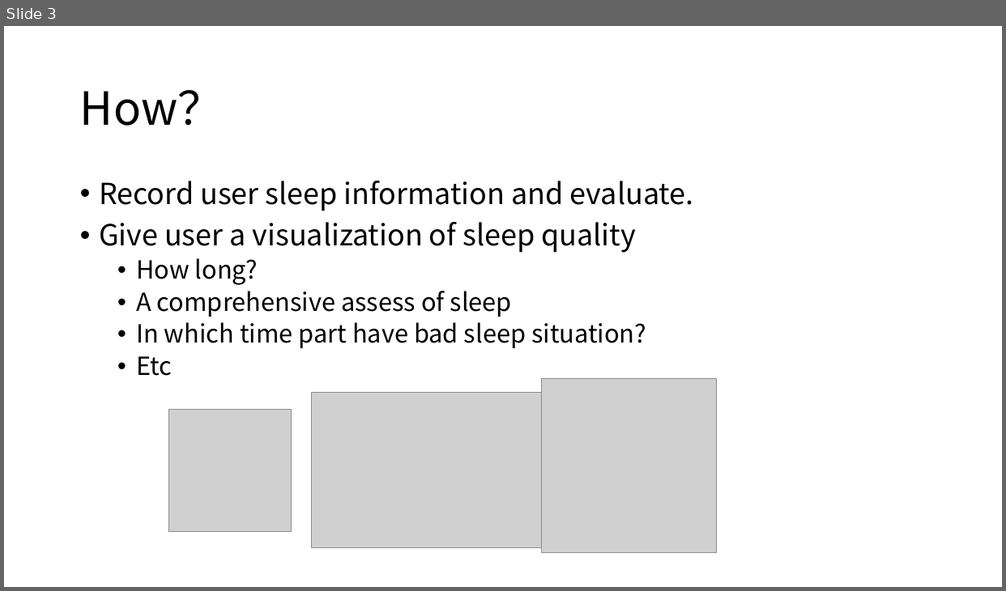
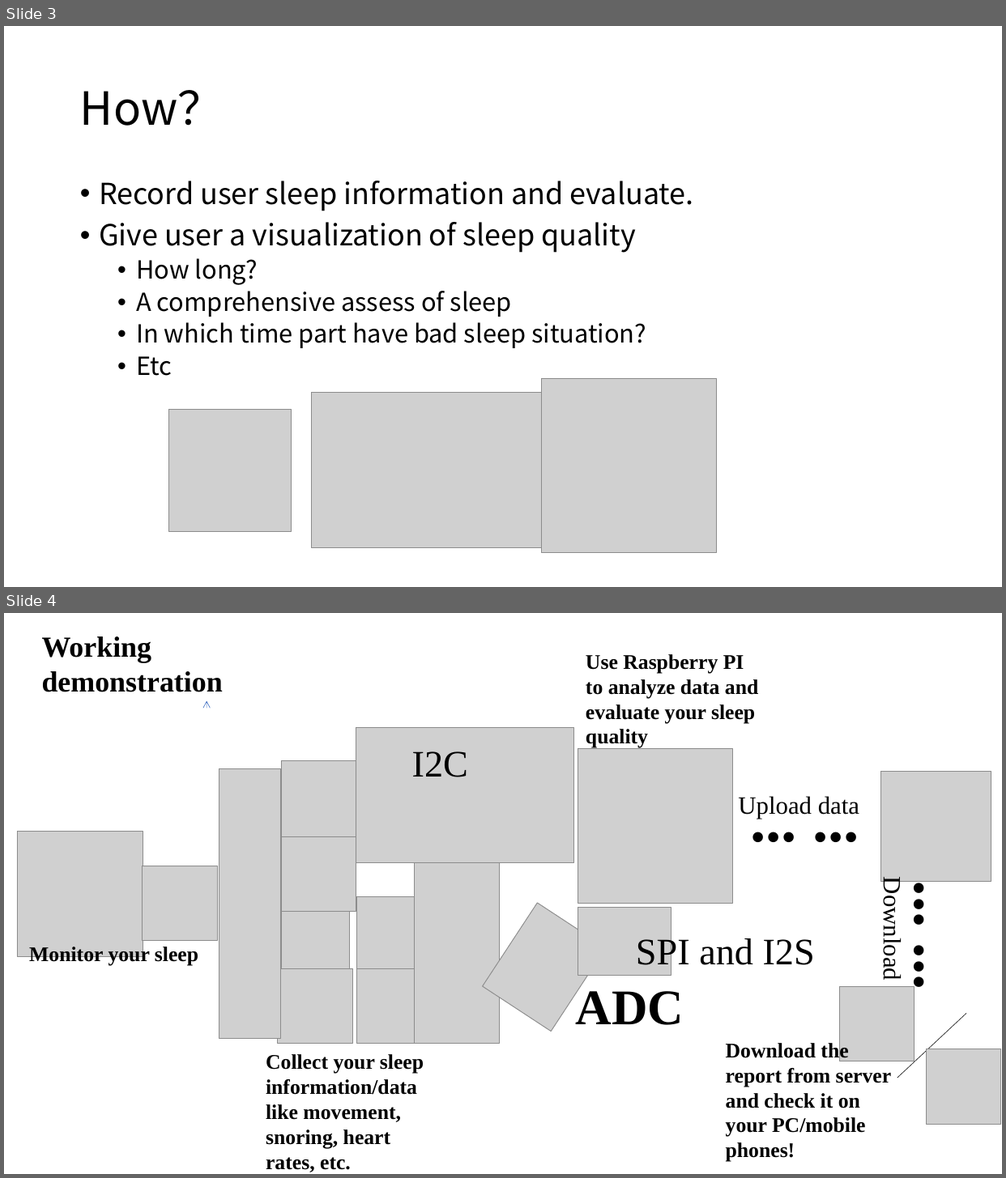
Before and after one commit to UofG-RTEP-Team25/SleepQualityEvaluationRPi, a slide deck: Documents/Sleep Quality Evaluation Introduction.pptx. Shown one above the other, each under a label of ours: slide 3 before the commit, slides 3 and 4 after it. The pictures are 1006x591 and 1006x1178 pixels, drawn with LibreOffice and Linux fonts; fonts in the diff are those of the drawing; grey boxes stand for pictures. Boxes give left, top, right and bottom in pixels: in the first picture for what was removed or moved away, otherwise in the second. Text is boxed around its words. In the diff, an @@ line names an element or a change of style, - is before the commit and + after.

```diff
--- a/Documents/Sleep Quality Evaluation Introduction.pptx
+++ b/Documents/Sleep Quality Evaluation Introduction.pptx
@@ slide 4 added at [4, 613, 1002, 1174], background #FFFFFF @@
@@ text added at [42, 636, 223, 692], 28 pt, text #000000, bold @@
+Working demonstration
@@ text added at [586, 654, 758, 748], 20 pt, text #000000, bold @@
+Use Raspberry PI to analyze data and evaluate your sleep quality
@@ arrow added from (206, 702) to (206, 700), #4472C4 0.5 pt @@
@@ picture added at [356, 727, 573, 862] @@
@@ text added at [412, 752, 468, 777], 36 pt, text #000000 @@
+I2C
@@ picture added at [578, 749, 732, 904] @@
@@ picture added at [219, 769, 281, 1039] @@
@@ picture added at [281, 760, 356, 836] @@
@@ text added at [743, 776, 893, 859], 60 pt, text #000000, bold @@
+... ...
@@ picture added at [880, 771, 991, 882] @@
@@ text added at [738, 796, 859, 819], 24 pt, text #000000 @@
+Upload data
@@ picture added at [18, 832, 143, 957] @@
@@ picture added at [281, 837, 356, 912] @@
@@ picture added at [415, 847, 500, 1043] @@
@@ picture added at [143, 866, 217, 941] @@
@@ text added at [890, 874, 981, 1023], 60 pt, text #000000, bold @@
+... ...
@@ picture added at [281, 901, 349, 969] @@
@@ picture added at [357, 897, 432, 973] @@
@@ picture added at [483, 902, 607, 1032] @@
@@ text added at [878, 887, 906, 977], 24 pt, text #000000 @@
+Download
@@ picture added at [578, 907, 671, 975] @@
@@ text added at [29, 944, 198, 965], 20 pt, text #000000, bold @@
+Monitor your sleep
@@ text added at [636, 935, 815, 972], 36 pt, text #000000 @@
+SPI and I2S
@@ picture added at [278, 969, 353, 1043] @@
@@ picture added at [357, 969, 432, 1043] @@
@@ text added at [576, 985, 684, 1025], 48 pt, text #000000, bold @@
+ADC
@@ picture added at [839, 987, 914, 1063] @@
@@ line added from (967, 1013) to (897, 1078), #1A1A1A 0.5 pt @@
@@ text added at [726, 1041, 891, 1162], 20 pt, text #000000, bold @@
+Download the report from server and check it on your PC/mobile phones!
@@ picture added at [927, 1050, 1001, 1124] @@
@@ text added at [266, 1054, 424, 1173], 20 pt, text #000000, bold @@
+Collect your sleep information/data like movement, snoring, heart rates, etc.
```
Also in this commit, not shown: 1 other slide added.
